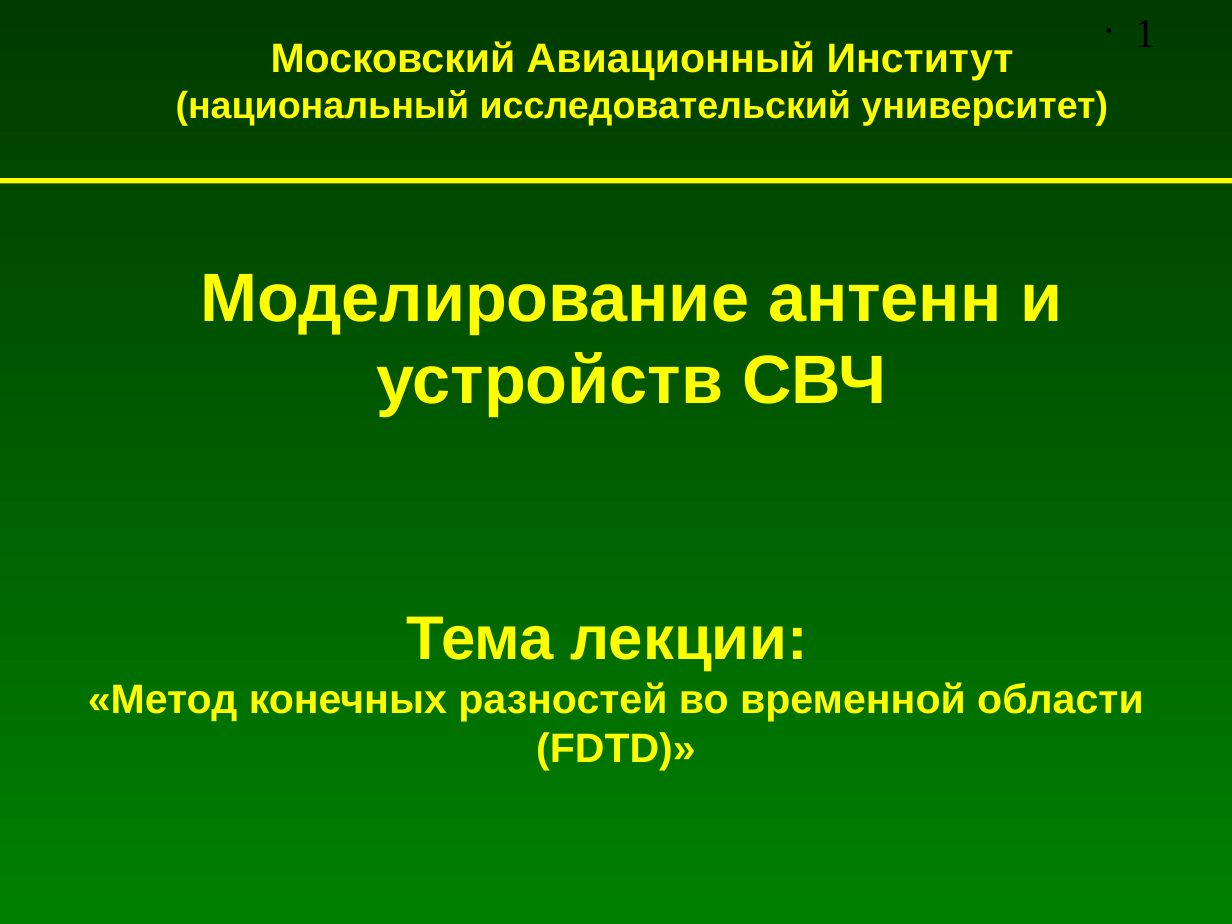
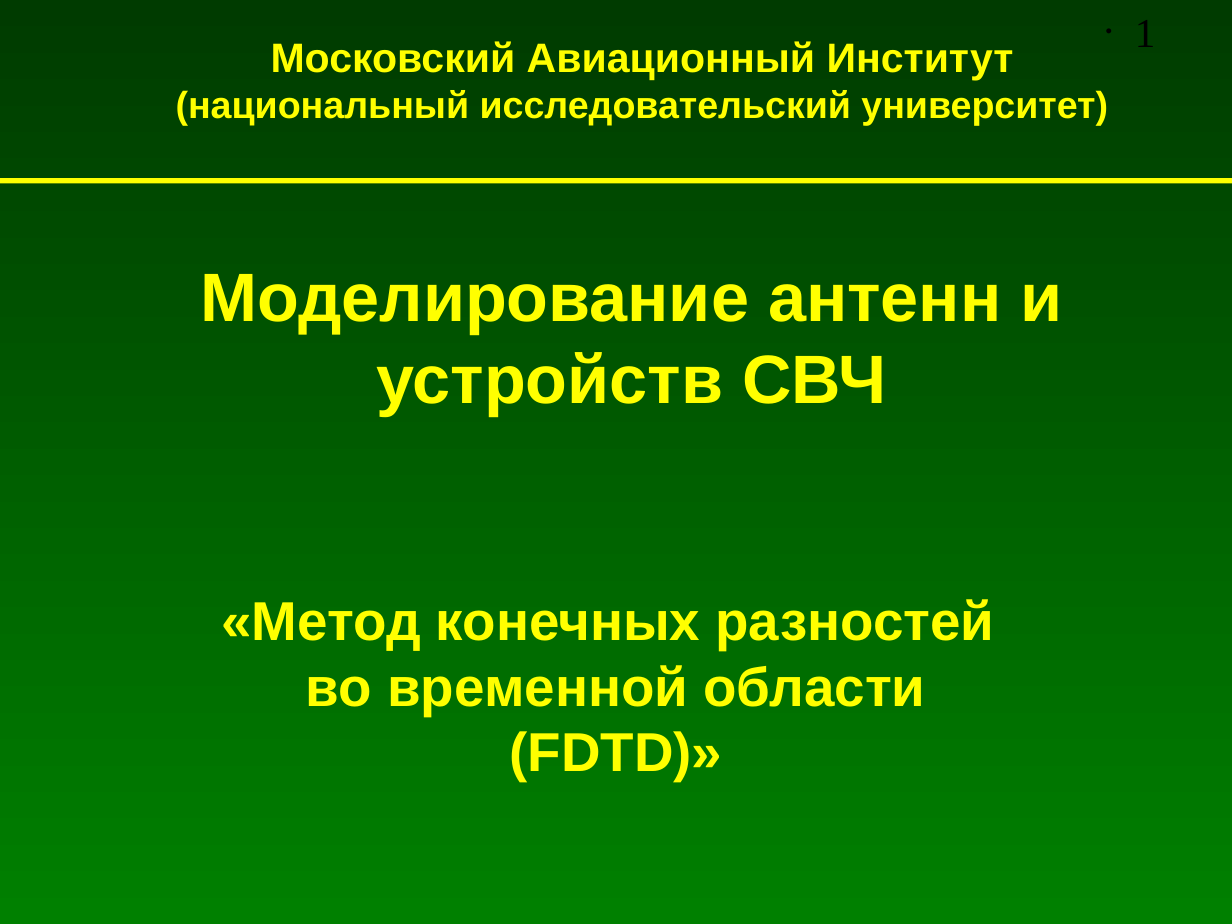
Before and after one commit to andris0147sv/modelling, a slide deck: slide 1 of FDTD.odp. Drawn at 1232x924 pixels with LibreOffice and Linux fonts; fonts in the diff are those of the drawing. Boxes give left, top, right and bottom in pixels: in the first picture for what was removed or moved away, otherwise in the second. Text is boxed around its words. In the diff, an @@ line names an element or a change of style, - is before the commit and + after.

```diff
--- a/FDTD.odp
+++ b/FDTD.odp
@@ text at (221, 599, 995, 716): text changed; size 24 to 32 pt @@
-Тема лекции:
-«Метод конечных разностей во временной области
+«Метод конечных разностей
+во временной области
@@ text at (509, 731, 722, 781): size 24 to 32 pt in "(FDTD)»" @@
```
Also in this commit, not shown: 1 other slide changed, 7 slides added, 1 slide removed.
